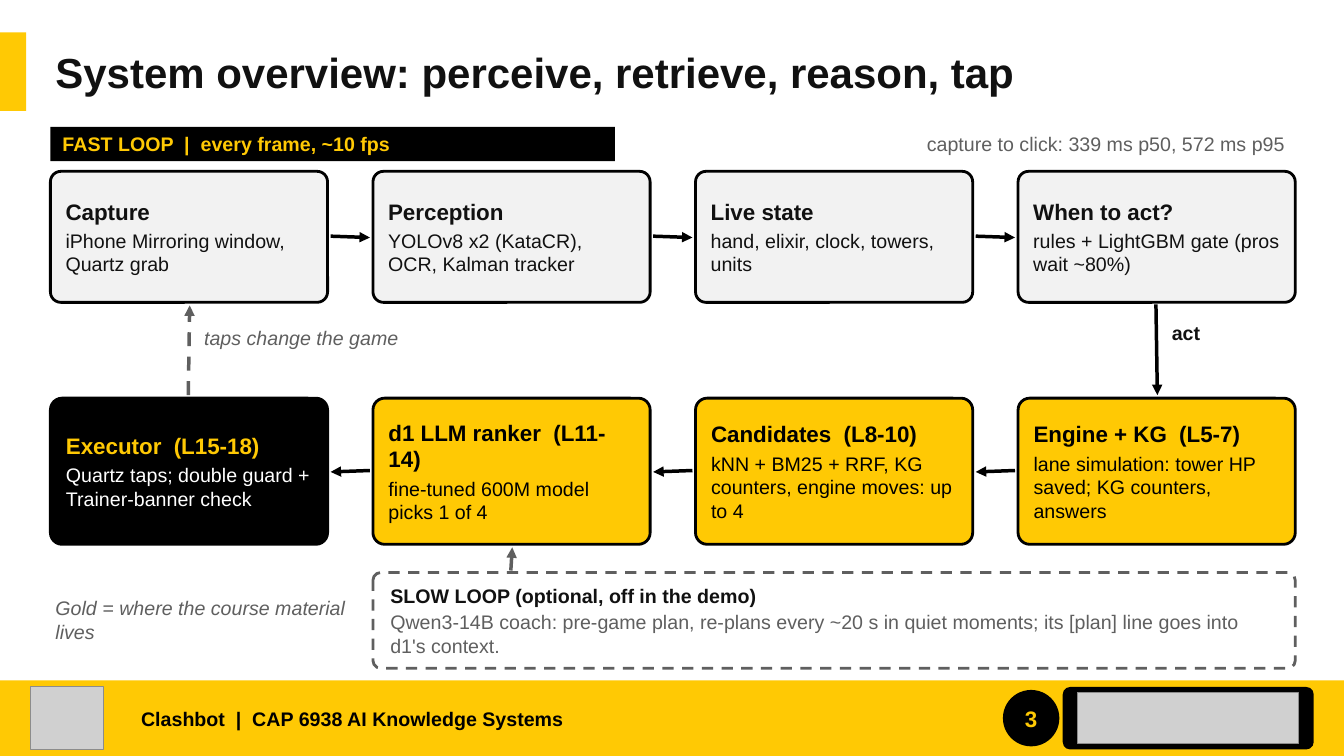
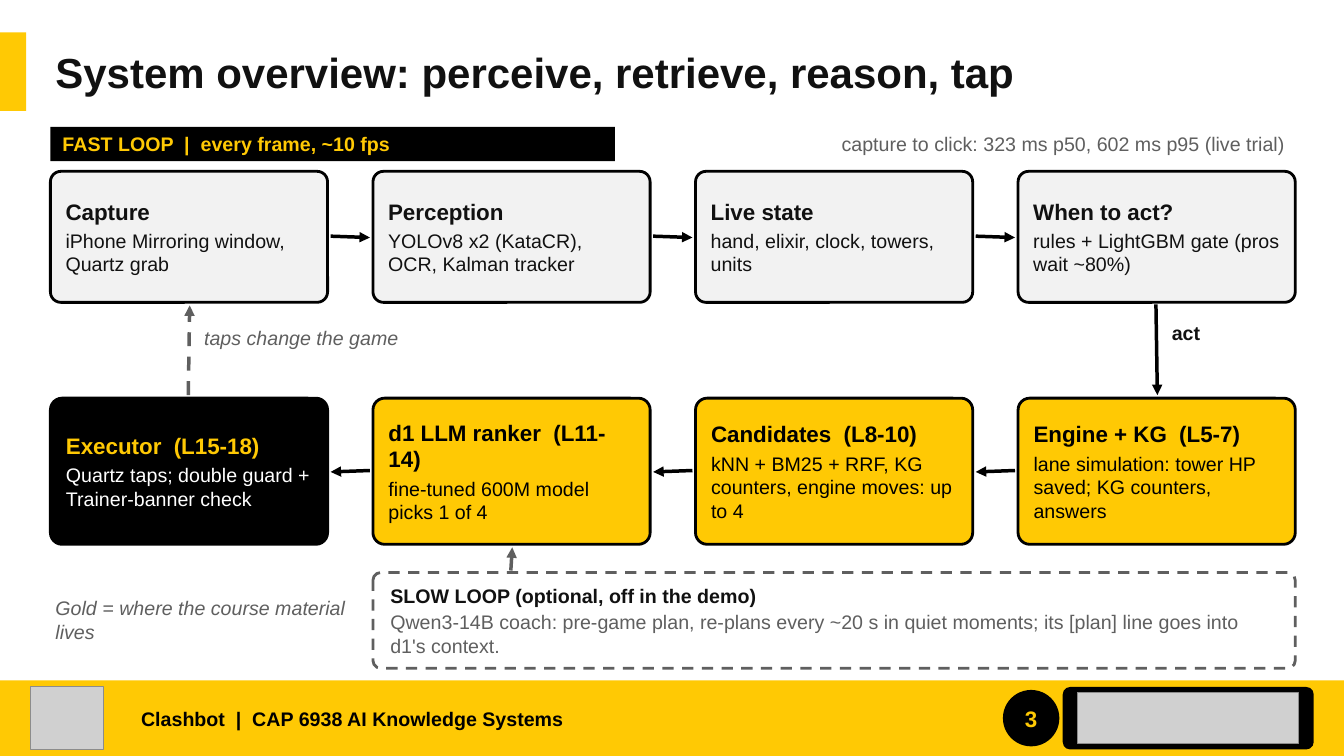
Before and after one commit to JylerTackson/clashBot, a slide deck: slide 3 of docs/report/slides/clashbot_showcase.pptx. Drawn at 1344x756 pixels with LibreOffice and Linux fonts; fonts in the diff are those of the drawing; grey boxes stand for pictures. Boxes give left, top, right and bottom in pixels: in the first picture for what was removed or moved away, otherwise in the second. Text is boxed around its words. In the diff, an @@ line names an element or a change of style, - is before the commit and + after.

```diff
--- a/docs/report/slides/clashbot_showcase.pptx
+++ b/docs/report/slides/clashbot_showcase.pptx
@@ text at <box>842,137,1284,155</box>: text changed @@
-capture to click: 339 ms p50, 572 ms p95
+capture to click: 323 ms p50, 602 ms p95 (live trial)
```
Also in this commit, not shown: 4 other slides changed, 1 slide added, 1 slide removed, 4 other files.
